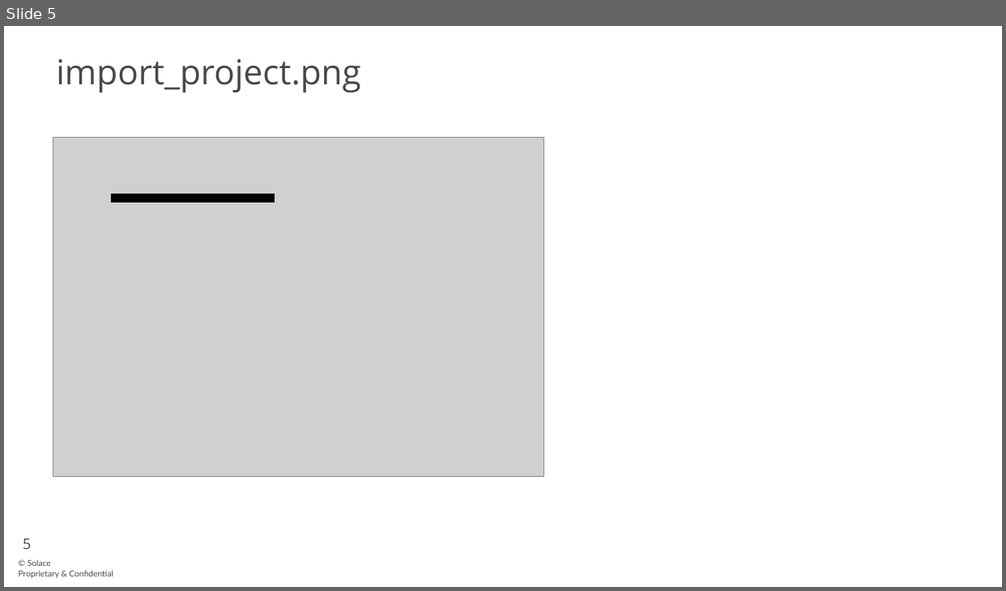
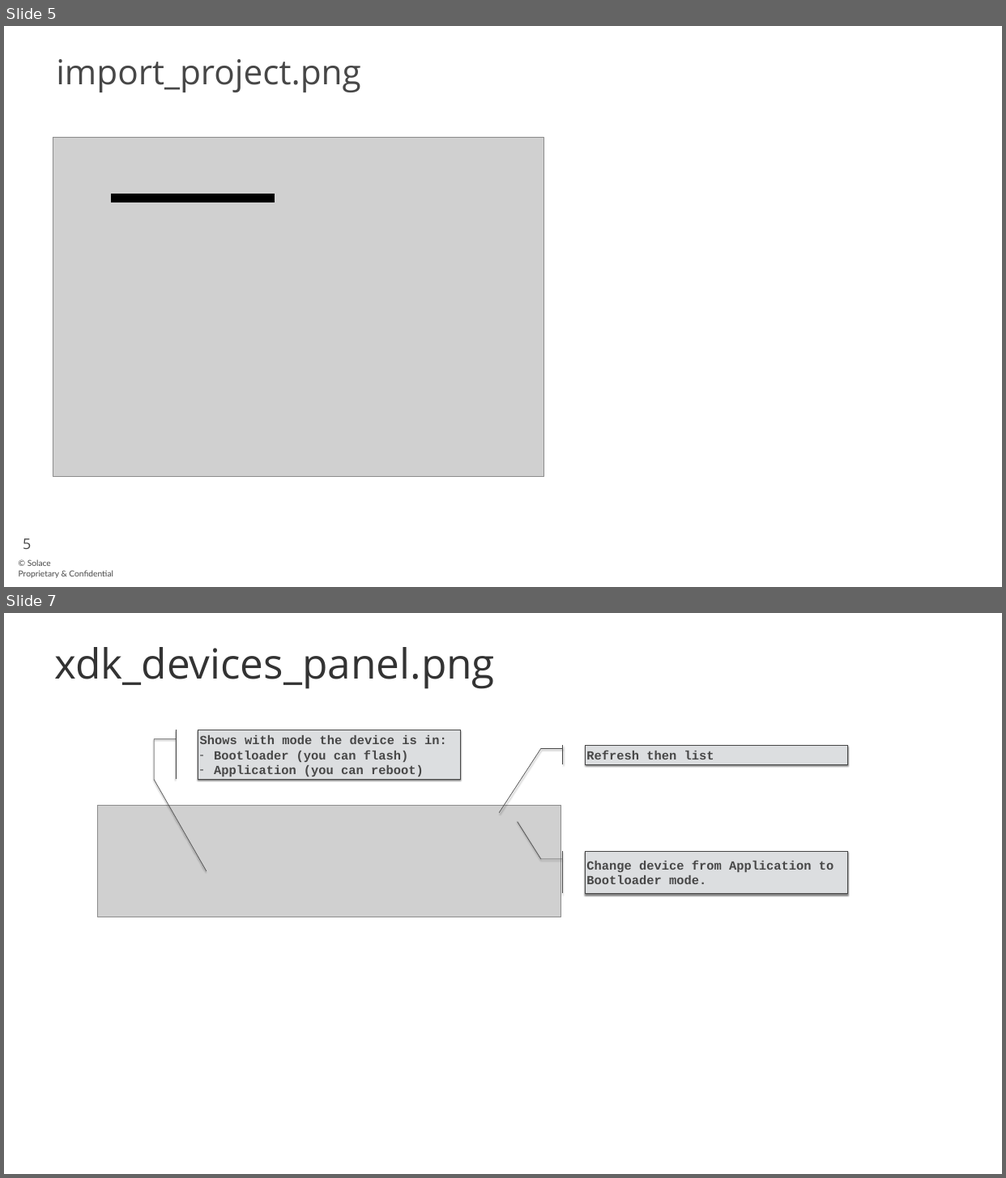
Before and after one commit to solace-iot-team/Bosch-IoT-Showcase, a slide deck: doc/images/Bosch-IoT-Showcase-picture-source.pptx. Shown one above the other, each under a label of ours: slide 5 before the commit, slides 5 and 7 after it; the slides between them are not shown. The pictures are 1006x591 and 1006x1178 pixels, drawn with LibreOffice and Linux fonts; fonts in the diff are those of the drawing; grey boxes stand for pictures; background and template pictures are left out. Boxes give left, top, right and bottom in pixels: in the first picture for what was removed or moved away, otherwise in the second. Text is boxed around its words. In the diff, an @@ line names an element or a change of style, - is before the commit and + after.

```diff
--- a/doc/images/Bosch-IoT-Showcase-picture-source.pptx
+++ b/doc/images/Bosch-IoT-Showcase-picture-source.pptx
@@ slide 7 added at [4,613,1002,1174], background #FFFFFF @@
@@ title added at [55,647,495,689], 80 pt, text #333333 @@
+xdk_devices_panel.png
@@ group added at [97,730,847,917]: 3 accent border callouts, 1 picture @@
+Refresh then list
+Shows with mode the device is in:
+– Bootloader (you can flash)
+– Application (you can reboot)
+Change device from Application to Bootloader mode.
```
Also in this commit, not shown: 5 other slides added, 10 other files.
